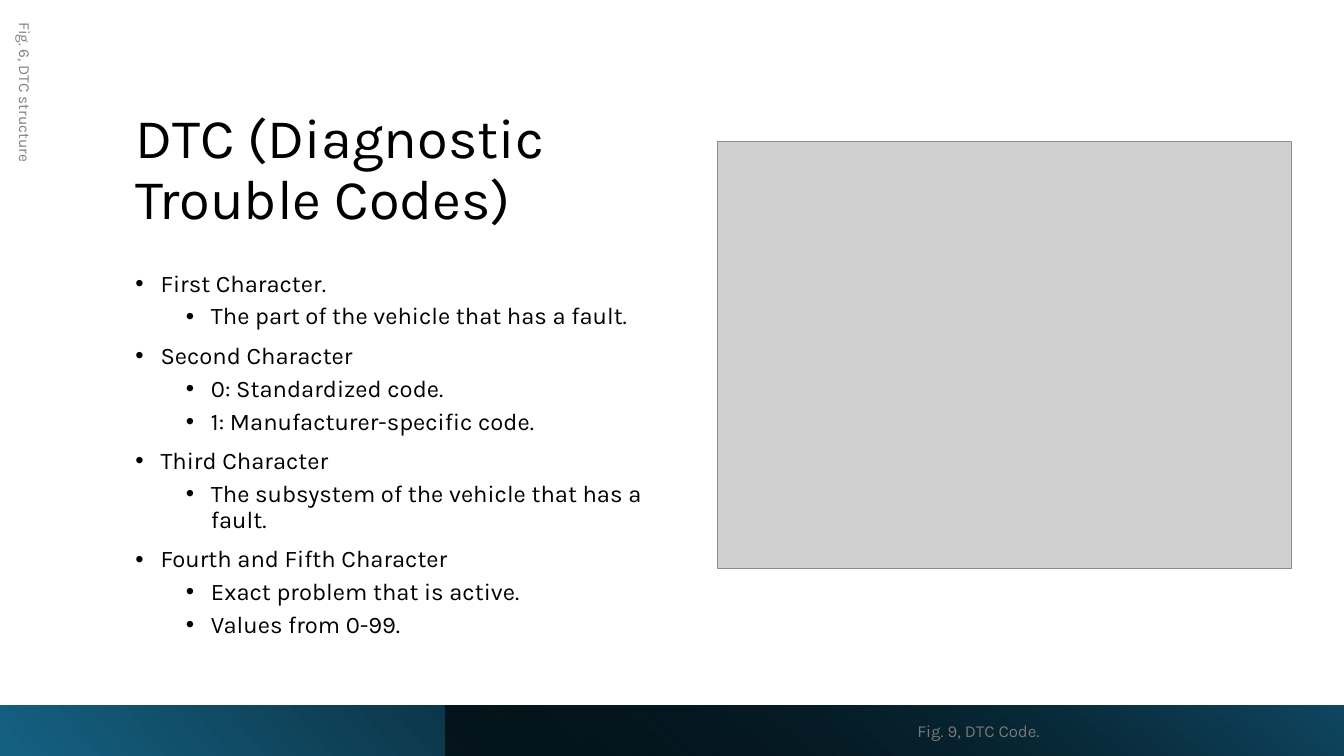
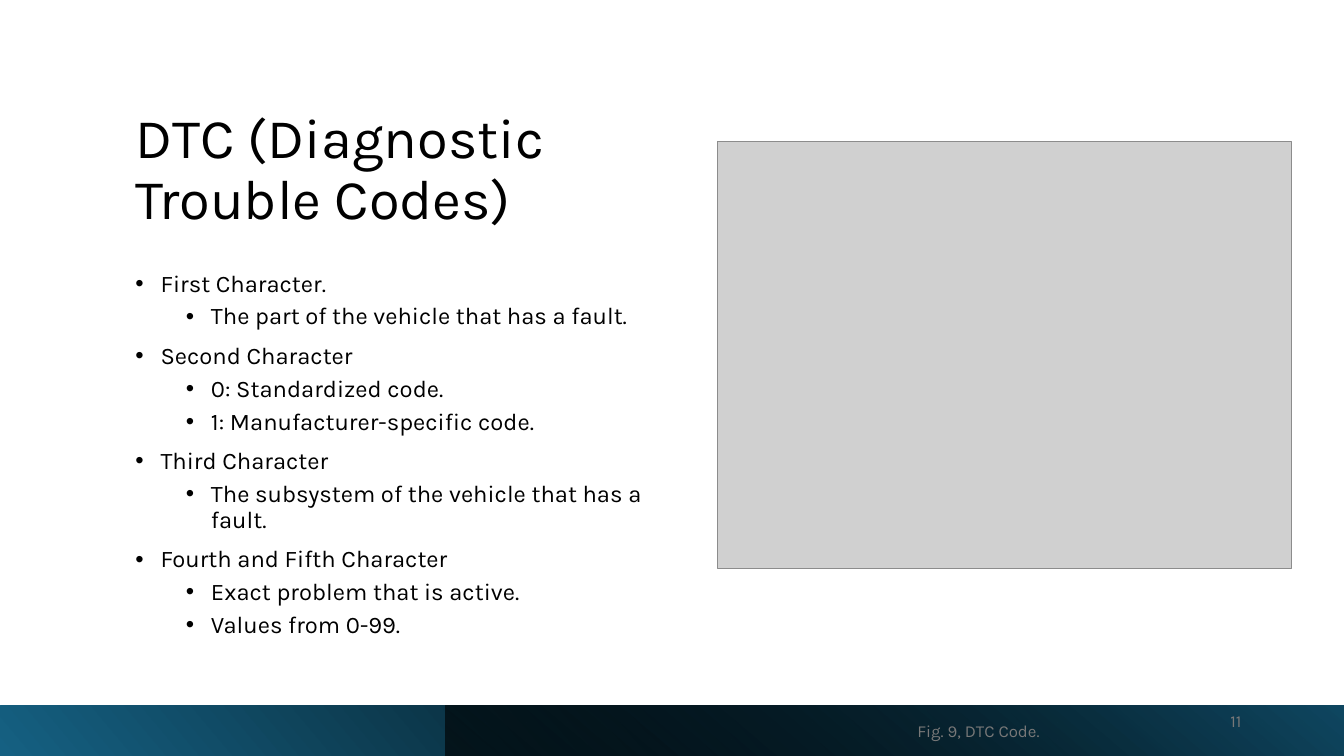
Before and after one commit to LF-RoGu/Model-Base-Systems, a slide deck: slide 11 of Presentation/C-ITS.pptx. Drawn at 1344x756 pixels with LibreOffice and Linux fonts; fonts in the diff are those of the drawing; grey boxes stand for pictures. Boxes give left, top, right and bottom in pixels: in the first picture for what was removed or moved away, otherwise in the second. Text is boxed around its words. In the diff, an @@ line names an element or a change of style, - is before the commit and + after.

```diff
--- a/Presentation/C-ITS.pptx
+++ b/Presentation/C-ITS.pptx
@@ text removed at <box>15,24,35,160</box> @@
-Fig. 6, DTC structure
@@ page number added at <box>1230,716,1241,727</box>, 12 pt, text #797979 @@
+11
```
Also in this commit, not shown: 21 other slides changed, 3 slides added, 1 other file.
